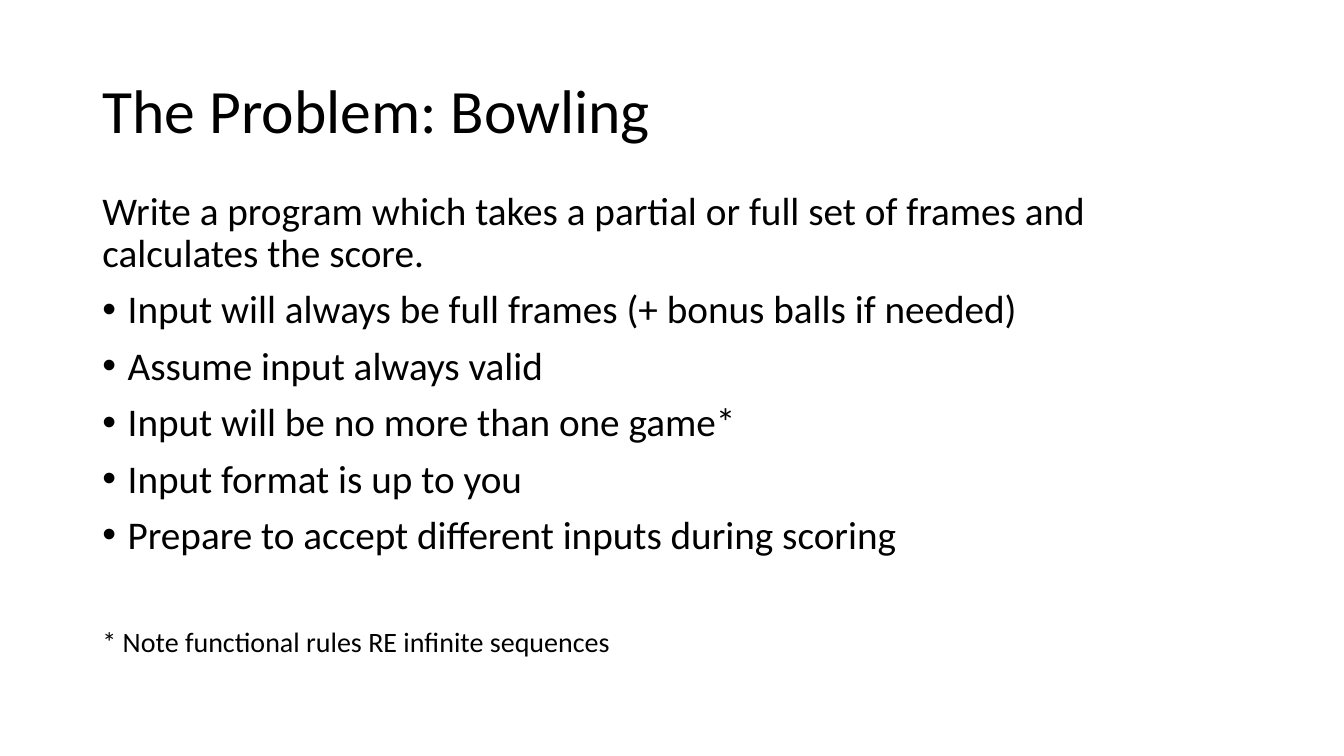
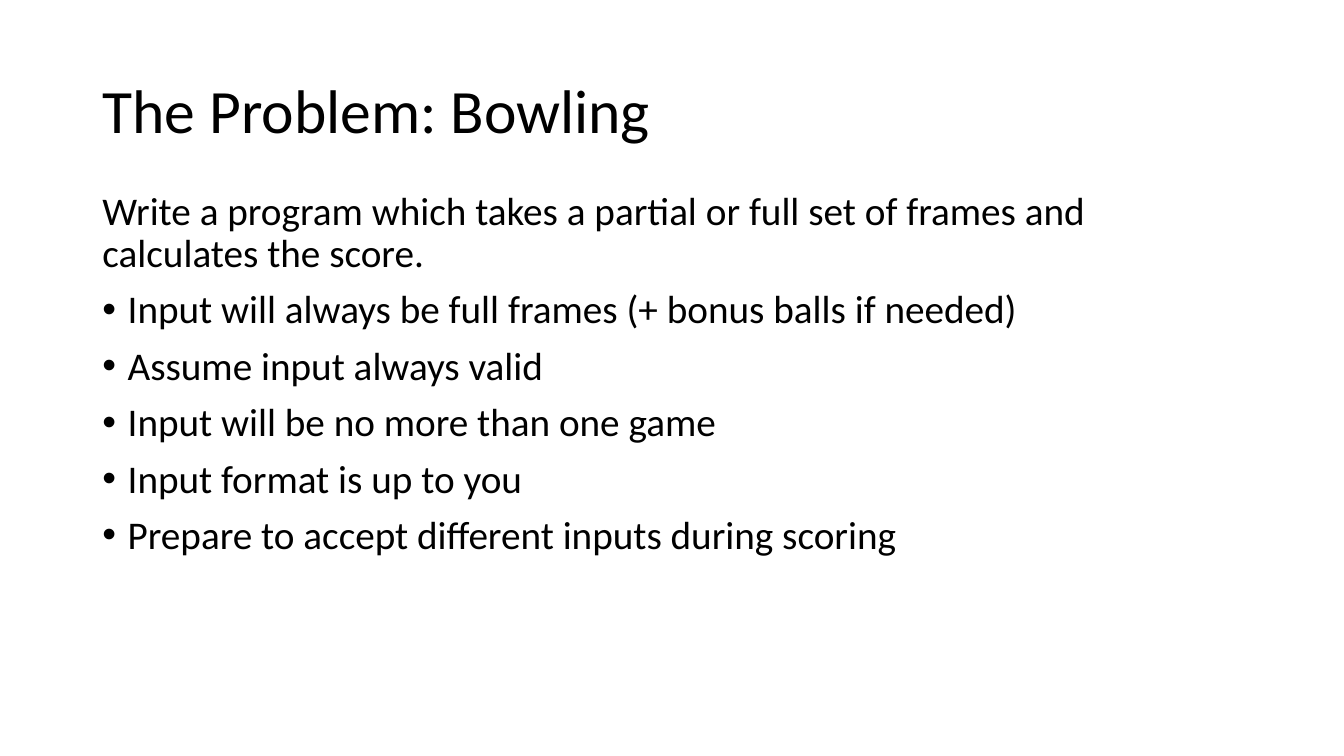
Before and after one commit to LeedsCodeDojo/StaticVsDynamic, a slide deck: slide 13 of StaticVsDynamic.pptx (slide 11 before the commit). Drawn at 1344x756 pixels with LibreOffice and Linux fonts; fonts in the diff are those of the drawing. Boxes give left, top, right and bottom in pixels: in the first picture for what was removed or moved away, otherwise in the second. Text is boxed around its words. In the diff, an @@ line names an element or a change of style, - is before the commit and + after.

Commit message:
added slides

```diff
--- a/StaticVsDynamic.pptx
+++ b/StaticVsDynamic.pptx
@@ text at (128,408,716,443): text changed @@
-• Input will be no more than one game*
+• Input will be no more than one game
@@ text at (123,632,610,657): paragraph removed @@
-* Note functional rules RE infinite sequences
```
Also in this commit, not shown: 2 other slides changed, 5 slides added, 3 slides removed.
